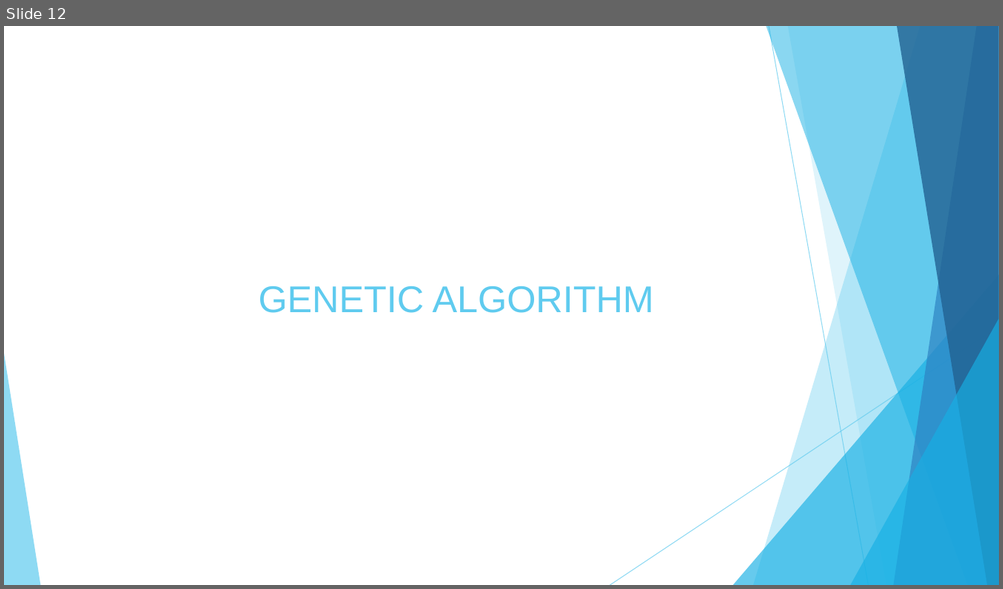
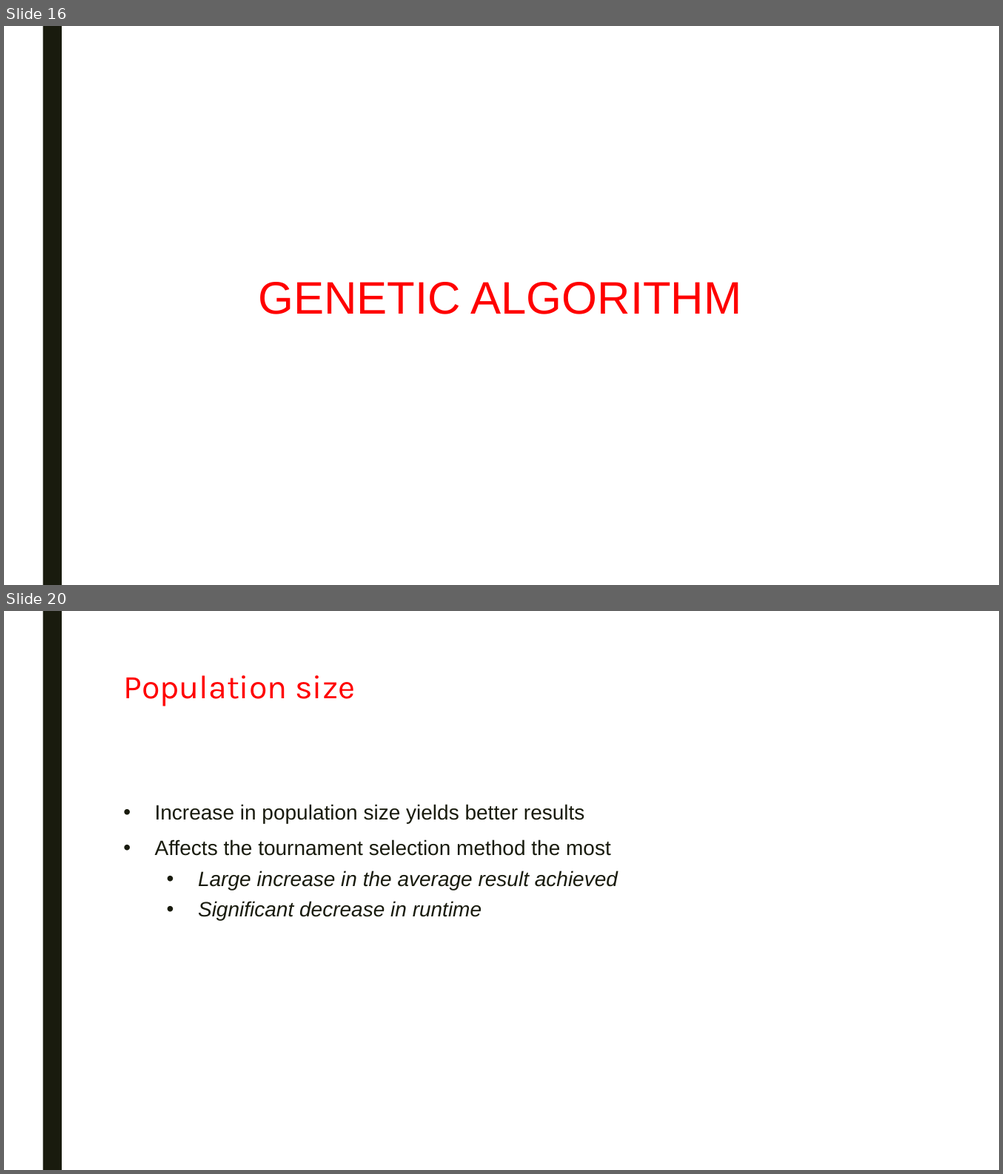
Before and after one commit to swengeler/PP3, a slide deck: Report, presentation and related stuff/Knapsack_problem.pptx. Shown one above the other, each under a label of ours: slide 12 before the commit, slides 16 and 20 after it; the slides between them are not shown. The pictures are 1003x589 and 1003x1174 pixels, drawn with LibreOffice and Linux fonts; fonts in the diff are those of the drawing. Boxes give left, top, right and bottom in pixels: in the first picture for what was removed or moved away, otherwise in the second. Text is boxed around its words. In the diff, an @@ line names an element or a change of style, - is before the commit and + after.

```diff
--- a/Report, presentation and related stuff/Knapsack_problem.pptx
+++ b/Report, presentation and related stuff/Knapsack_problem.pptx
@@ slide 20 added at (x1=4, y1=611, x2=999, y2=1170), background #FFFFFF; not listed: 1 template element that a slide beside it also shows @@
@@ title added at (x1=123, y1=675, x2=355, y2=706), 32 pt, text #FF0000 @@
+Population size
@@ text added at (x1=155, y1=804, x2=617, y2=920), 20 pt, text #191B0E @@
+• Increase in population size yields better results
+• Affects the tournament selection method the most
+  • Large increase in the average result achieved
+  • Significant decrease in runtime
@@ what was slide 12 is now slide 16 @@
@@ slide 16 changed as well @@
@@ rectangle added at (x1=42, y1=26, x2=62, y2=585), fill #191B0E @@
@@ title "GENETIC ALGORITHM" at (x1=259, y1=282, x2=742, y2=315): size 36 to 44 pt, text colour #5FCBEF to #FF0000; line spacing 1 to 0.89 @@
@@ group removed at (x1=4, y1=26, x2=999, y2=585): 5 freeform shapes, 3 triangles, 2 lines @@
```
Also in this commit, not shown: 15 other slides changed, 8 other slides added, 1 slide removed.
